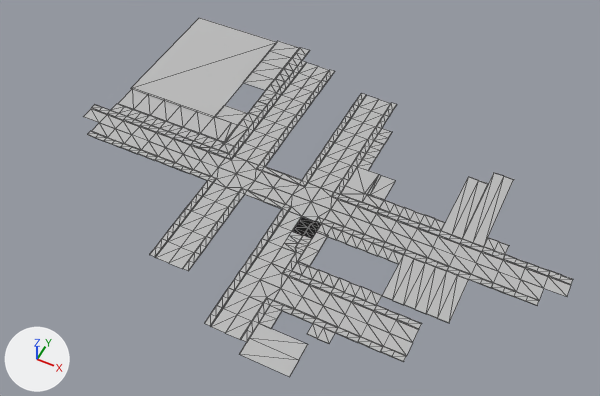
The FBX model Assets/AllRoad.fbx: old version first, new version second.
Before and after are seen from a 50 mm lens placed at (128.0, -242.0, 290.0), pointed at (11.0, -7.0, -4.0). Every picture has the same lights, and +X, +Y and +Z are marked at lower left. Mesh edges are drawn as thin lines. Where no turn or scale is listed for an object, it has been applied to the vertices. Vertices at the same position are counted once.

The first picture shows 'AllRoads'.
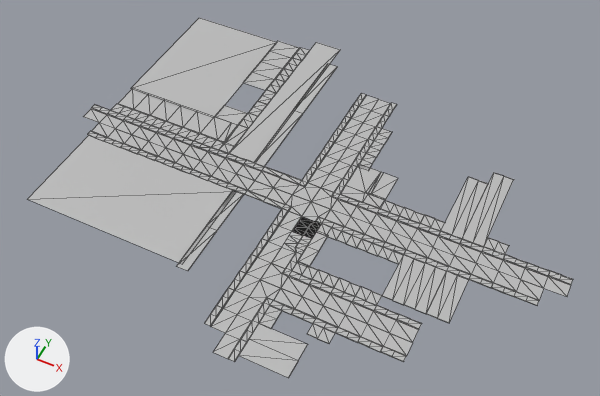
Where the newer file only moved an object's origin or applied its transform, the numbers keep the older frame.

What differs and where, as boxes [x1, y1, x2, y2] in the pictures (600 x 396 px; the box of a moved part takes in the faces that stretch with it):
'AllRoads', reshaped (11% wider)
    before: [83, 18, 573, 377]
    after: [28, 18, 573, 378]
part 1 of me_mesh, added
    after: [255, 64, 337, 167]
part 2 of me_mesh, added
    after: [213, 333, 246, 362]
part 3 of me_mesh, deleted
    before: [149, 232, 212, 263]
part 4 of me_mesh, deleted
    before: [174, 202, 234, 231]
part 5 of me_mesh, cut back
    before: [162, 61, 335, 271]
    after: [28, 42, 340, 271]
part 6 of me_mesh, moved or reshaped
    before: [211, 107, 395, 377]
    after: [238, 165, 398, 378]

What changed in the scene script:
```text
Change me_mesh:
    used by ob_allroads; location = (13.0, -3.2, -0.2)
    remove me_mesh.from_pydata(...)  # 2190 vertices, 2487 faces; spans x -125.0..125.0, y -93.0..93.0, z 0.0
    add me_mesh.from_pydata(...)  # 1848 vertices, 2102 faces; spans x -125.0..125.0, y -97.0..101.0, z 0.0
    me_mesh part 1: the loose piece of 12 vertices spanning x 15.0..21.0, y -42.0..-22.0, z 0.0 is copied, and the copy is scaled about its middle by (1, 4.2, 1), then moved by (-46.0, 77.0, 0.0); it spans x -31.0..-25.0, y 3.0..87.0, z 0.0
    me_mesh part 2: the loose piece of 16 vertices spanning x 5.0..15.0, y -87.0..-77.0, z 0.0 is copied, and the copy is moved by (0.0, -10.0, 0.0); it spans x 5.0..15.0, y -97.0..-87.0, z 0.0
    me_mesh part 3: the loose piece of 31 vertices spanning x -45.0..-25.0, y -67.0..-47.0, z 0.0 is deleted
    me_mesh part 4: the loose piece of 31 vertices spanning x -45.0..-25.0, y -47.0..-27.0, z 0.0 is deleted
    me_mesh part 5: 6 vertices moved from x -42.0..-25.0, y -47.0..13.0, z 0.0 to x -35.0..-25.0, y -17.0..0.0, z 0.0; 331 vertices removed from x -45.0..-25.0, y -67.0..83.0, z 0.0; 39 vertices added at x -114.0..-25.0, y -67.0..101.0, z 0.0
    me_mesh part 6: 6 vertices moved from x 15.0..38.0, y -93.0..23.0, z 0.0 to x 15.0..37.0, y -94.0..25.0, z 0.0; 27 vertices removed from x 5.0..35.0, y -77.0..63.0, z 0.0; 11 vertices added at x 15.0..35.0, y 3.0..25.0, z 0.0
```
